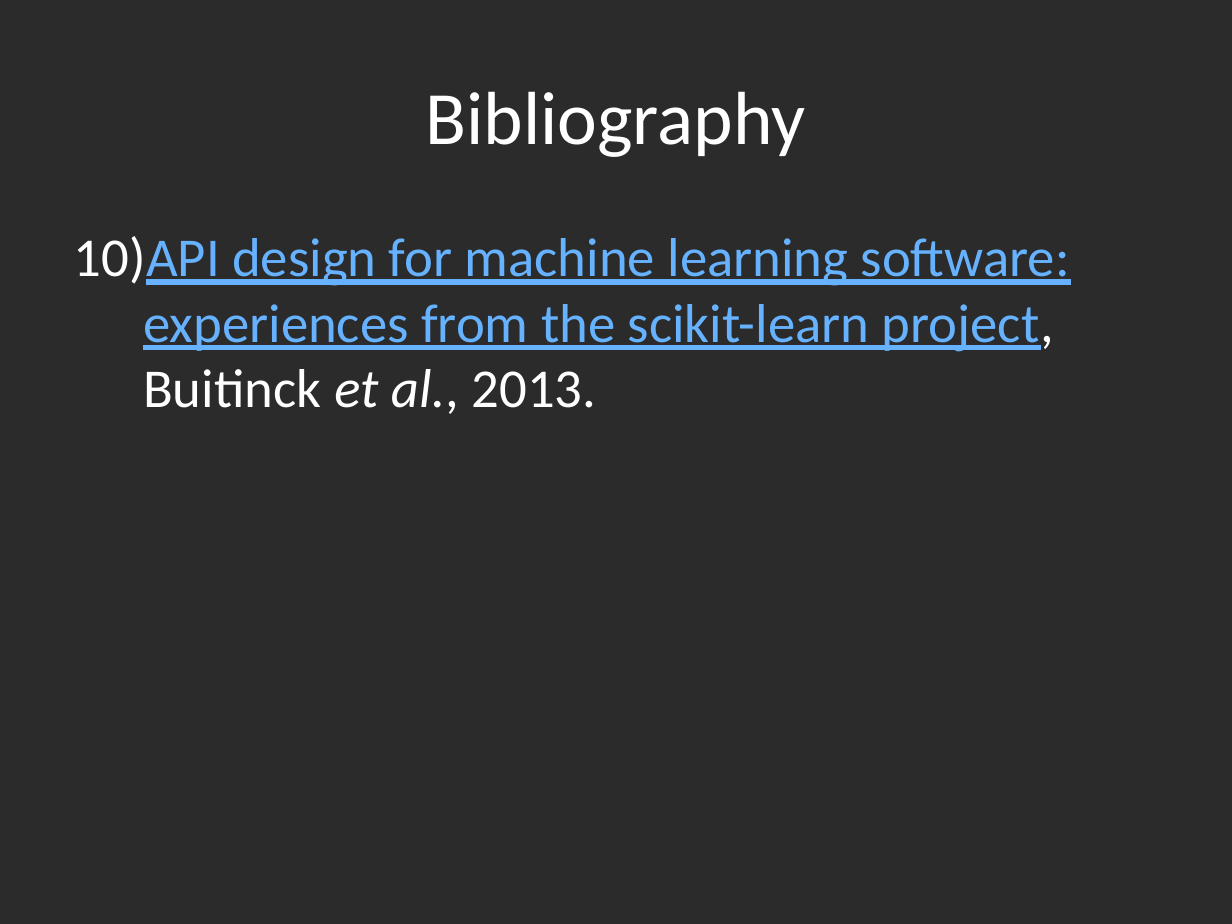
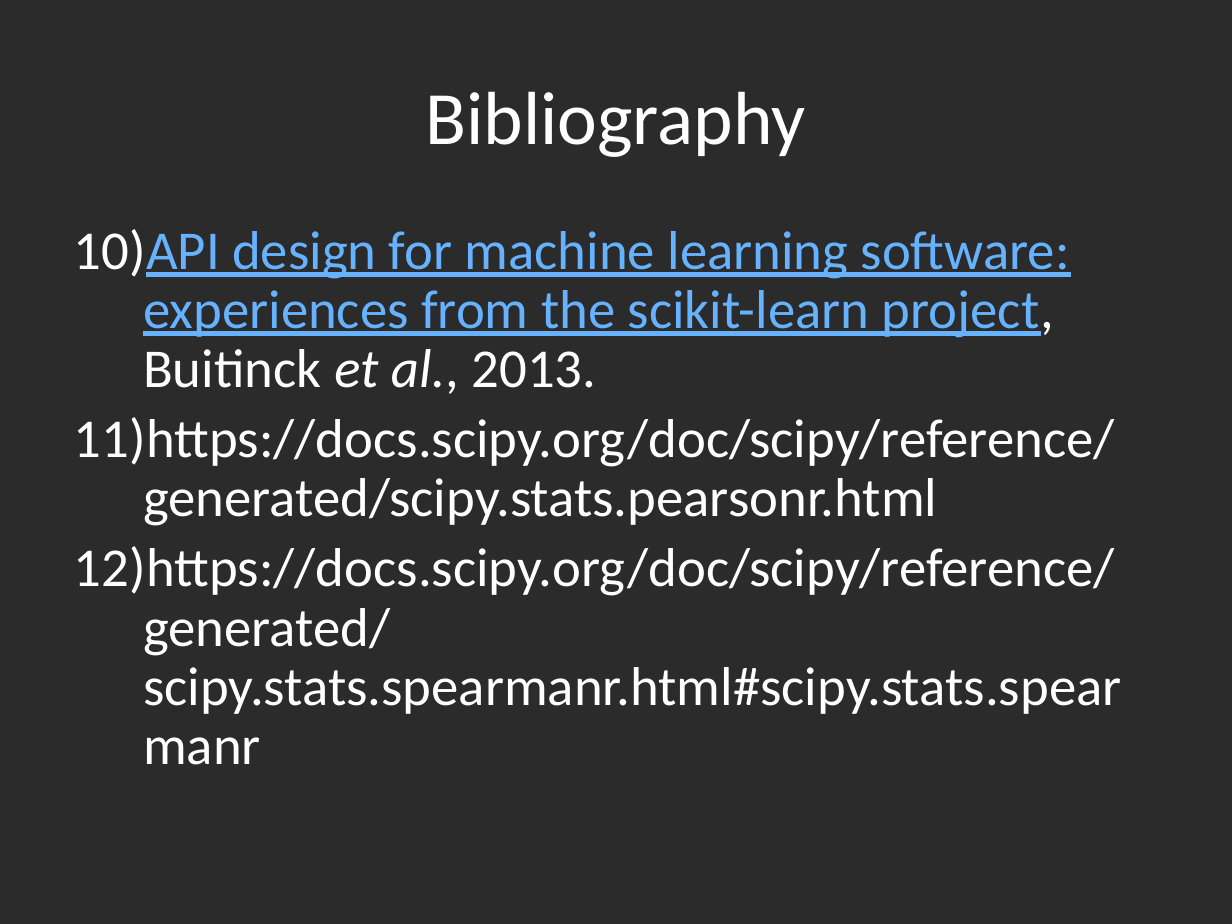
Before and after one commit to dbowmans46/PracticalProgramming, a slide deck: slide 213 of Session 7 - Python/Instructional Material/Session 7 - Python Brief Intro to Machine Learning with Scikit Learn.odp (slide 210 before the commit). Drawn at 1232x924 pixels with LibreOffice and Linux fonts; fonts in the diff are those of the drawing; background and template pictures are left out; a plain dark background stands for a picture behind light text. Boxes give left, top, right and bottom in pixels: in the first picture for what was removed or moved away, otherwise in the second. Text is boxed around its words. In the diff, an @@ line names an element or a change of style, - is before the commit and + after.

```diff
--- a/Session 7 - Python/Instructional Material/Session 7 - Python Brief Intro to Machine Learning with Scikit Learn.odp
+++ b/Session 7 - Python/Instructional Material/Session 7 - Python Brief Intro to Machine Learning with Scikit Learn.odp
@@ text at [74, 229, 1070, 394]: line spacing 1 to 0.9 @@
@@ text at [74, 417, 1121, 714]: paragraphs added @@
+11) https://docs.scipy.org/doc/scipy/reference/generated/scipy.stats.pearsonr.html
+12) https://docs.scipy.org/doc/scipy/reference/generated/scipy.stats.spearmanr.html#scipy.stats.spearmanr
```
Also in this commit, not shown: 4 other slides changed, 3 slides added, 1 other file.
